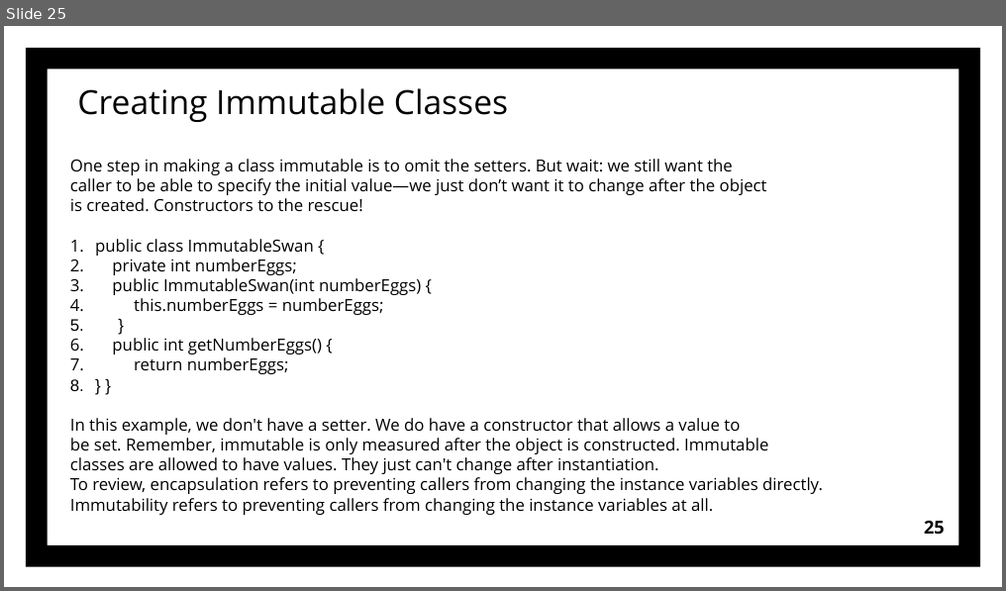
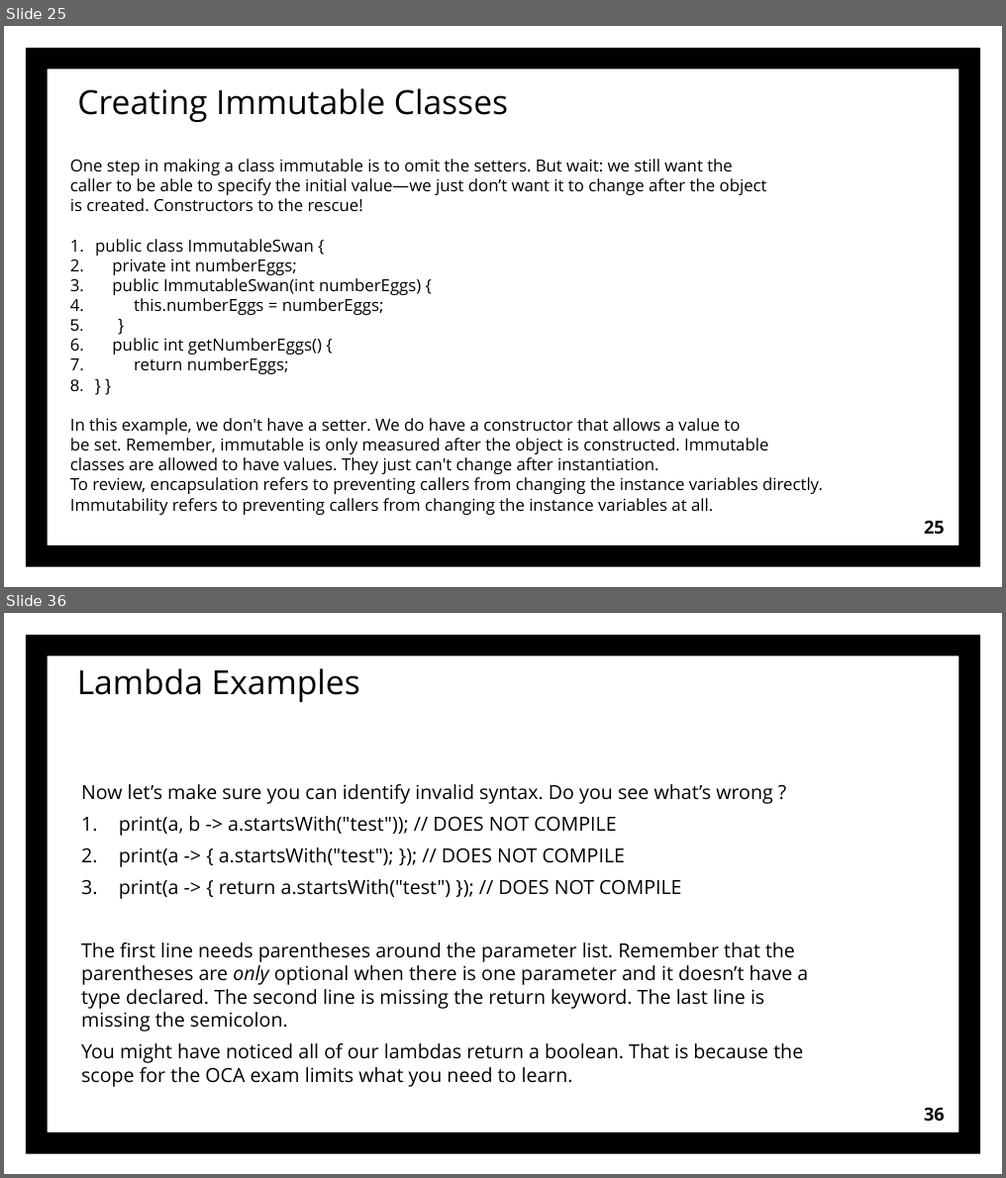
Before and after one commit to Grigory2000/OCATests, a slide deck: OCA Chapter 4 part 3.pptx. Shown one above the other, each under a label of ours: slide 25 before the commit, slides 25 and 36 after it; the slides between them are not shown. The pictures are 1006x591 and 1006x1178 pixels, drawn with LibreOffice and Linux fonts; fonts in the diff are those of the drawing. Boxes give left, top, right and bottom in pixels: in the first picture for what was removed or moved away, otherwise in the second. Text is boxed around its words. In the diff, an @@ line names an element or a change of style, - is before the commit and + after.

Commit message:
lambda commit

```diff
--- a/OCA Chapter 4 part 3.pptx
+++ b/OCA Chapter 4 part 3.pptx
@@ slide 36 added at bbox=[4, 613, 1002, 1174], background #FFFFFF; not listed: 1 template element that a slide beside it also shows @@
@@ title added at bbox=[77, 668, 360, 702], 24 pt, text #000000 @@
+Lambda Examples
@@ text added at bbox=[81, 784, 808, 1087], 14 pt, text #000000 @@
+Now let’s make sure you can identify invalid syntax. Do you see what’s wrong ?
+1. print(a, b -> a.startsWith("test")); // DOES NOT COMPILE
+2. print(a -> { a.startsWith("test"); }); // DOES NOT COMPILE
+3. print(a -> { return a.startsWith("test") }); // DOES NOT COMPILE
+The first line needs parentheses around the parameter list. Remember that the parentheses are only optional when there is one parameter and it doesn’t have a type declared. The second line is missing the return keyword. The last line is missing the semicolon.
+You might have noticed all of our lambdas return a boolean. That is because the scope for the OCA exam limits what you need to learn.
@@ page number added at bbox=[924, 1108, 944, 1121], 13 pt, text #000000, bold @@
+36
```
Also in this commit, not shown: 7 slides changed, 10 other slides added, 31 other files.
